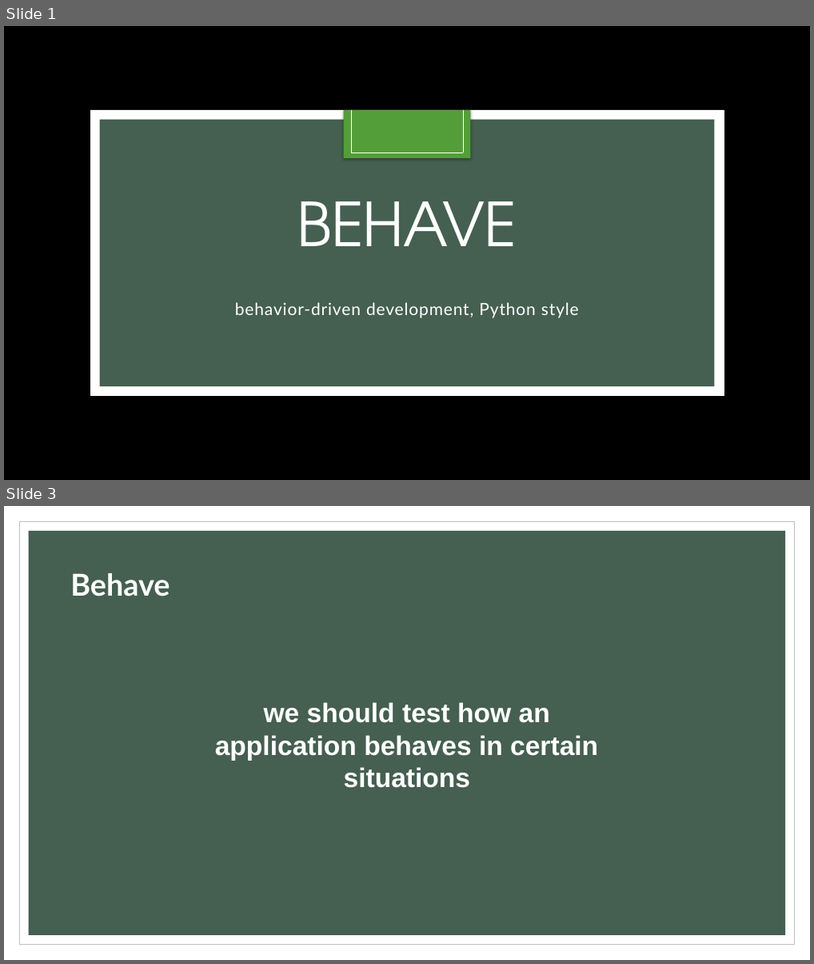
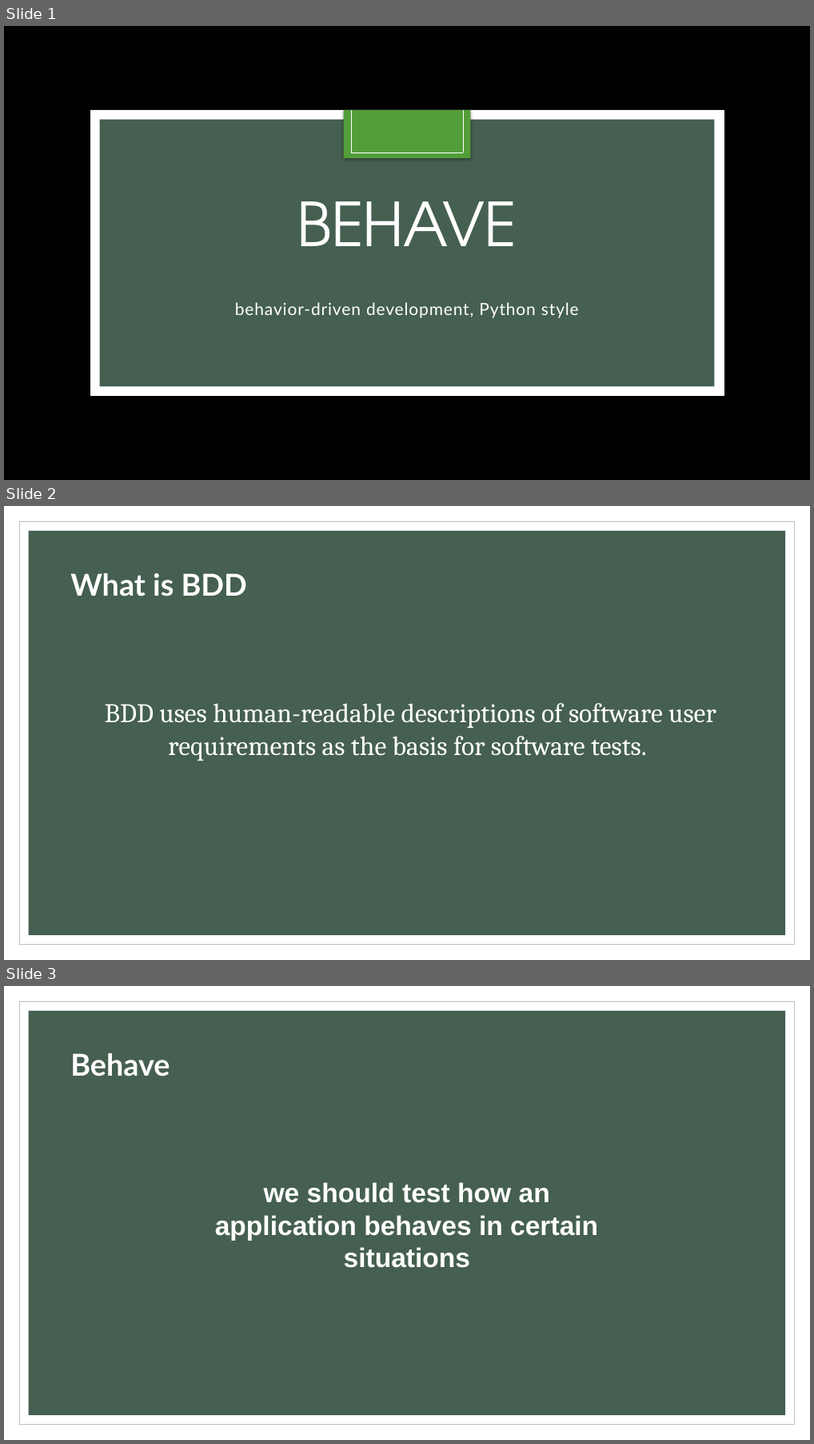
Before and after one commit to SajjadMb/Behave, a slide deck: slide/Behave.pptx. Shown one above the other, each under a label of ours: slides 1 and 3 before the commit, slides 1, 2 and 3 after it; the slides between them are not shown. The pictures are 814x964 and 814x1444 pixels, drawn with LibreOffice and Linux fonts; fonts in the diff are those of the drawing; background and template pictures are left out. Boxes give left, top, right and bottom in pixels: in the first picture for what was removed or moved away, otherwise in the second. Text is boxed around its words. In the diff, an @@ line names an element or a change of style, - is before the commit and + after.

Commit message:
slide updated

```diff
--- a/slide/Behave.pptx
+++ b/slide/Behave.pptx
@@ slide 2 added at [4,506,810,960], background #FFFFFF; not listed: 2 template elements that a slide beside it also shows @@
@@ text added at [70,573,247,596], 36 pt, text #FFFFFF, bold @@
+What is BDD
@@ text added at [105,703,717,760], 32 pt, text #FFFFFF @@
+BDD uses human-readable descriptions of software user requirements as the basis for software tests.
```
Also in this commit, not shown: 4 other slides added, 2 slides removed, 1 other file.
